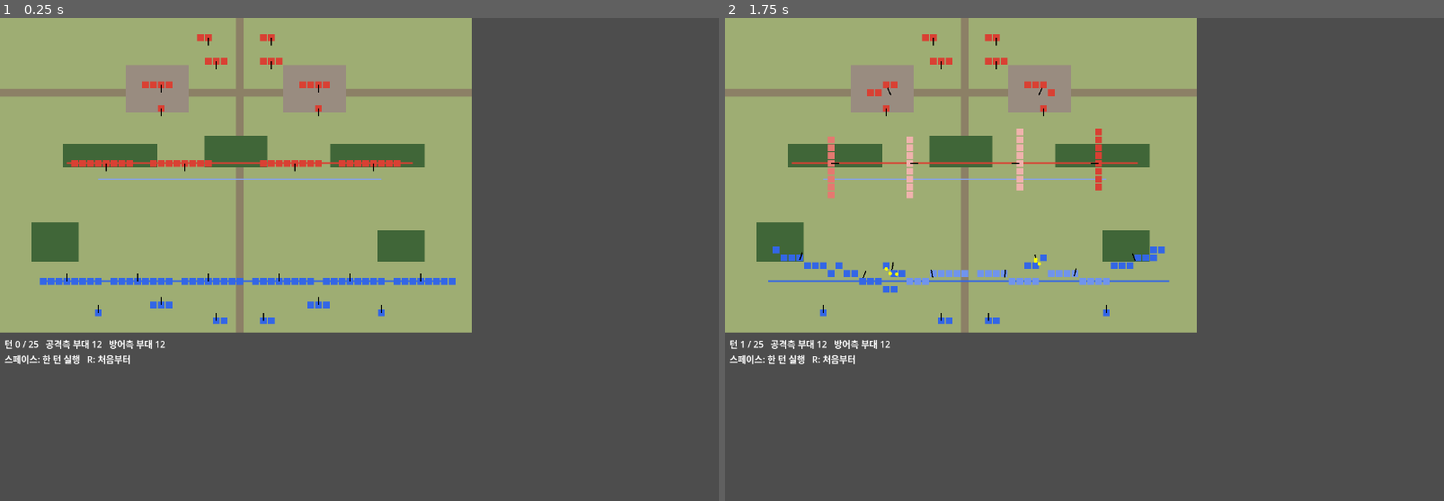
Above: before the commit, frames 1-2 (left to right).
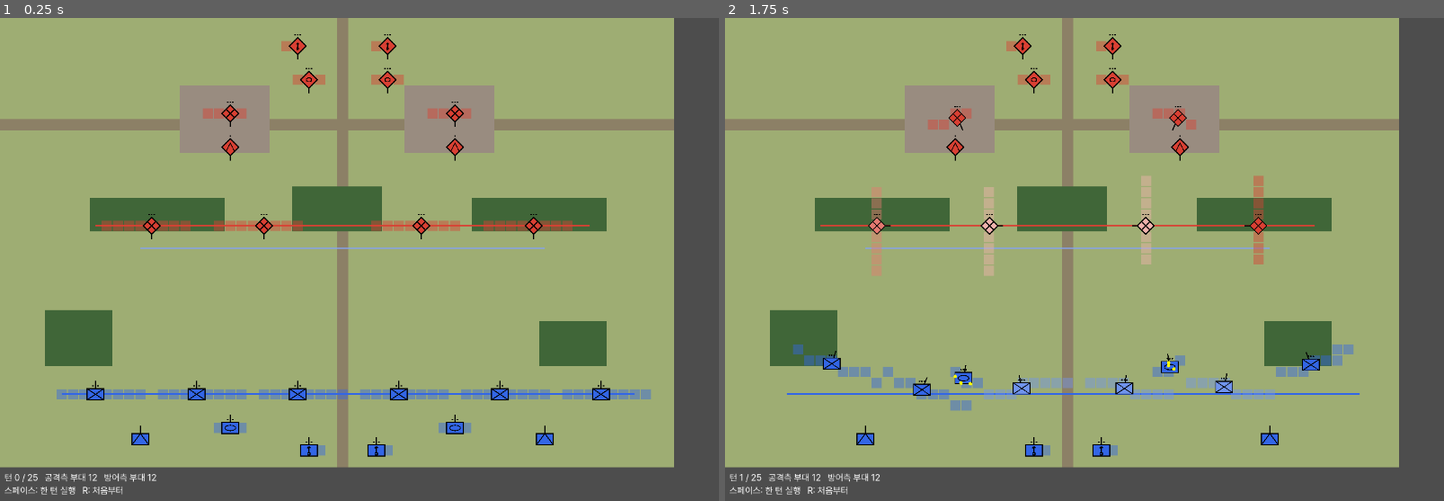
Above: after the commit, the same moments.

Repository: kimspotwoo-oss/turnrealtime
Game: Godot game, scene res://scenes/main.tscn
The game is run twice, just before and just after one commit, with the same random seed, the same clock (stepped at 60 frames per second) and the same inputs.
Inputs:
- Up to frame 1 (0.25 s): no input
- Up to frame 2 (1.75 s): tap Enter at 0.5 s; tap R at 0.6, 1.35 s; tap Space at 0.77, 1.25, 1.52 s

The runs differ from the first frame. In frame 1, 59% of the frame differs, in the area x 0-94%, y 0-99%; in frame 2, 60%.

Commit message:
Add Korean font and NATO unit symbols
- Pretendard Regular/Bold (SIL OFL 1.1) as the project default font so
  Korean renders on every platform; license file included
- Commit Godot .import files (they belong in version control)
- UnitSymbol draws APP-6 style symbols: friendly rectangle, hostile
  diamond, branch icon (infantry, armor, anti-tank, mortar) and echelon
- Unit types carry their symbol; debug view draws symbols at 20px tiles

Co-Authored-By: Claude Opus 5.5 (1M context) <noreply@anthropic.com>
Claude-Session: https://claude.ai/code/session_01CD7ducYPjS9vckpngLxbx8

Diff:
--- a/data/unit_types.json
+++ b/data/unit_types.json
@@ -1,6 +1,7 @@
 {
 	"infantry_platoon": {
 		"name": "보병 소대",
+		"symbol": {"icon": "infantry", "echelon": "platoon"},
 		"elements": [{"kind": "man", "count": 30, "hp": 80}],
 		"armor": {"front": 0, "rear": 0},
 		"tiles": {"min": 2, "max": 8, "default": 6},
@@ -16,6 +17,7 @@
 	},
 	"medium_tank_platoon": {
 		"name": "중형 전차 소대",
+		"symbol": {"icon": "armor", "echelon": "platoon"},
 		"elements": [{"kind": "vehicle", "count": 3, "hp": 640}],
 		"armor": {"front": 160, "rear": 75},
 		"tiles": {"min": 3, "max": 6, "default": 3},
@@ -30,6 +32,7 @@
 	},
 	"at_gun": {
 		"name": "대전차포 분대",
+		"symbol": {"icon": "anti_tank", "echelon": "squad"},
 		"elements": [{"kind": "gun", "count": 1, "hp": 350, "shield": 70}, {"kind": "man", "count": 5, "hp": 80}],
 		"armor": {"front": 0, "rear": 0},
 		"tiles": {"min": 1, "max": 2, "default": 1},
@@ -43,6 +46,7 @@
 	},
 	"mortar_platoon": {
 		"name": "박격포 소대",
+		"symbol": {"icon": "mortar", "echelon": "platoon"},
 		"elements": [{"kind": "gun", "count": 3, "hp": 350}, {"kind": "man", "count": 12, "hp": 80}],
 		"armor": {"front": 0, "rear": 0},
 		"tiles": {"min": 1, "max": 3, "default": 2},
--- a/project.godot
+++ b/project.godot
@@ -15,6 +15,10 @@
 window/size/viewport_height=860
 window/handheld/orientation=0
 
+[gui]
+
+theme/custom_font="res://assets/fonts/Pretendard-Regular.woff2"
+
 [rendering]
 
 renderer/rendering_method="mobile"
--- a/scripts/debug_view.gd
+++ b/scripts/debug_view.gd
@@ -3,7 +3,10 @@
 ## 스페이스 = 실행기간 한 턴, R = 처음부터. 정식 화면과 입력은 다음 단계에서 만든다.
 
 const STAGE := "res://data/stages/practice.json"
-const TILE_PX := 14.0
+const TILE_PX := 20.0
+const SYMBOL_PX := 20.0
+## 플레이어 진영. 기호는 이 진영 기준으로 아군·적을 나눈다.
+const PLAYER_SIDE := "player"
 const TERRAIN_COLORS := {
 	"open": Color(0.62, 0.68, 0.45),
 	"road": Color(0.55, 0.5, 0.4),
@@ -67,10 +70,13 @@
 				color = color.lightened(0.3)
 			Morale.State.PANIC, Morale.State.ROUTED:
 				color = color.lightened(0.6)
+		var tile_color := color
+		tile_color.a = 0.45
 		for t in u.tiles():
-			draw_rect(Rect2(t.x * TILE_PX + 1, t.y * TILE_PX + 1, TILE_PX - 2, TILE_PX - 2), color)
+			draw_rect(Rect2(t.x * TILE_PX + 1, t.y * TILE_PX + 1, TILE_PX - 2, TILE_PX - 2), tile_color)
 		var c := (u.center + Vector2(0.5, 0.5)) * TILE_PX
-		draw_line(c, c + u.facing * TILE_PX, Color.BLACK, 2.0)
+		draw_line(c, c + u.facing * TILE_PX * 1.2, Color.BLACK, 2.0)
+		UnitSymbol.draw(self, c, SYMBOL_PX, u.type.symbol_icon, u.type.symbol_echelon, u.side != PLAYER_SIDE, color)
 	for s in battle.shells:
 		draw_circle(((s["point"] as Vector2) + Vector2(0.5, 0.5)) * TILE_PX, 3.0, Color.YELLOW)
 
--- /dev/null
+++ b/scripts/unit_symbol.gd
@@ -0,0 +1,72 @@
+class_name UnitSymbol
+extends RefCounted
+## NATO 부대 기호(APP-6) 그리기. 아군은 직사각형 틀, 적은 마름모 틀이다.
+## 틀 안 기호가 병과(보병 X, 전차 타원, 대전차 ∧, 박격포 원과 화살표)를,
+## 틀 위 점이 규모(분대 1개, 반 2개, 소대 3개, 중대는 막대)를 나타낸다.
+
+const ECHELON_DOTS := {"squad": 1, "section": 2, "platoon": 3}
+
+
+static func draw(ci: CanvasItem, center: Vector2, h: float, icon: String, echelon: String, hostile: bool, fill: Color, line := Color.BLACK, width := 1.5) -> void:
+	var inner: Rect2
+	var top: float
+	if hostile:
+		var r := h * 0.75
+		var pts := PackedVector2Array([center + Vector2(0, -r), center + Vector2(r, 0), center + Vector2(0, r), center + Vector2(-r, 0)])
+		ci.draw_colored_polygon(pts, fill)
+		pts.append(pts[0])
+		ci.draw_polyline(pts, line, width)
+		inner = Rect2(center - Vector2(r, r) * 0.5, Vector2(r, r))
+		top = center.y - r
+	else:
+		var size := Vector2(h * 1.5, h)
+		inner = Rect2(center - size / 2.0, size)
+		ci.draw_rect(inner, fill)
+		ci.draw_rect(inner, line, false, width)
+		top = inner.position.y
+	_draw_icon(ci, inner, icon, line, width)
+	_draw_echelon(ci, Vector2(center.x, top - h * 0.2), h, echelon, line)
+
+
+static func _draw_icon(ci: CanvasItem, r: Rect2, icon: String, color: Color, width: float) -> void:
+	var tl := r.position
+	var br := r.end
+	var tr := Vector2(br.x, tl.y)
+	var bl := Vector2(tl.x, br.y)
+	var c := r.get_center()
+	match icon:
+		"infantry":
+			ci.draw_line(tl, br, color, width)
+			ci.draw_line(tr, bl, color, width)
+		"armor":
+			_draw_ellipse(ci, c, Vector2(r.size.x * 0.32, r.size.y * 0.24), color, width)
+		"anti_tank":
+			var peak := Vector2(c.x, tl.y)
+			ci.draw_line(bl, peak, color, width)
+			ci.draw_line(peak, br, color, width)
+		"mortar":
+			var base := Vector2(c.x, br.y - r.size.y * 0.2)
+			ci.draw_arc(base, r.size.y * 0.12, 0.0, TAU, 12, color, width)
+			var tip := Vector2(c.x, tl.y + r.size.y * 0.15)
+			ci.draw_line(base - Vector2(0, r.size.y * 0.12), tip, color, width)
+			var head := r.size.y * 0.15
+			ci.draw_line(tip, tip + Vector2(-head, head), color, width)
+			ci.draw_line(tip, tip + Vector2(head, head), color, width)
+
+
+static func _draw_ellipse(ci: CanvasItem, c: Vector2, radius: Vector2, color: Color, width: float) -> void:
+	var pts := PackedVector2Array()
+	for i in 25:
+		var a := TAU * i / 24.0
+		pts.append(c + Vector2(cos(a) * radius.x, sin(a) * radius.y))
+	ci.draw_polyline(pts, color, width)
+
+
+static func _draw_echelon(ci: CanvasItem, bottom_center: Vector2, h: float, echelon: String, color: Color) -> void:
+	if echelon == "company":
+		ci.draw_line(bottom_center, bottom_center - Vector2(0, h * 0.3), color, maxf(1.0, h * 0.08))
+		return
+	var n: int = ECHELON_DOTS.get(echelon, 0)
+	var gap := h * 0.22
+	for i in n:
+		ci.draw_circle(bottom_center + Vector2((i - (n - 1) / 2.0) * gap, -h * 0.05), h * 0.07, color)
--- a/sim/unit_type.gd
+++ b/sim/unit_type.gd
@@ -4,6 +4,10 @@
 
 var id: String
 var name: String
+## 지도 기호 (NATO 부대 기호). icon: "infantry", "armor", "anti_tank", "mortar".
+## echelon: "squad", "section", "platoon", "company".
+var symbol_icon: String
+var symbol_echelon: String
 ## 구성원 묶음 목록: {"kind": "man" | "vehicle" | "gun", "count": int, "hp": float, "shield": float}
 var elements: Array[Dictionary] = []
 var armor_front: float
@@ -23,6 +27,9 @@
 	var t := UnitType.new()
 	t.id = id
 	t.name = d.get("name", id)
+	var symbol: Dictionary = d.get("symbol", {})
+	t.symbol_icon = symbol.get("icon", "infantry")
+	t.symbol_echelon = symbol.get("echelon", "platoon")
 	for e in d["elements"]:
 		t.elements.append({
 			"kind": e["kind"],
Not shown, added: assets/fonts/OFL-Pretendard.txt
Binary file added: assets/fonts/Pretendard-Bold.woff2
Not shown, added: assets/fonts/Pretendard-Bold.woff2.import
Binary file added: assets/fonts/Pretendard-Regular.woff2
Not shown, added: assets/fonts/Pretendard-Regular.woff2.import
Not shown, changed: .gitignore
Not shown, changed: README.md
